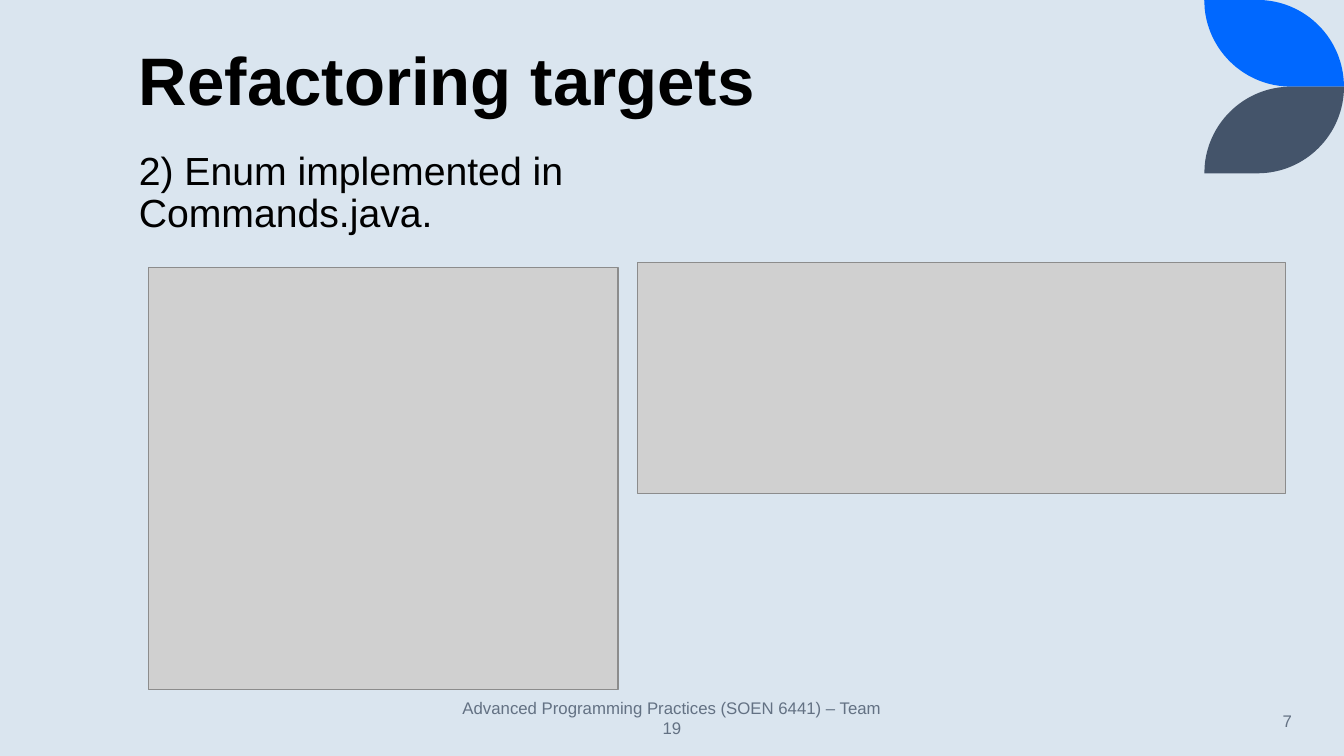
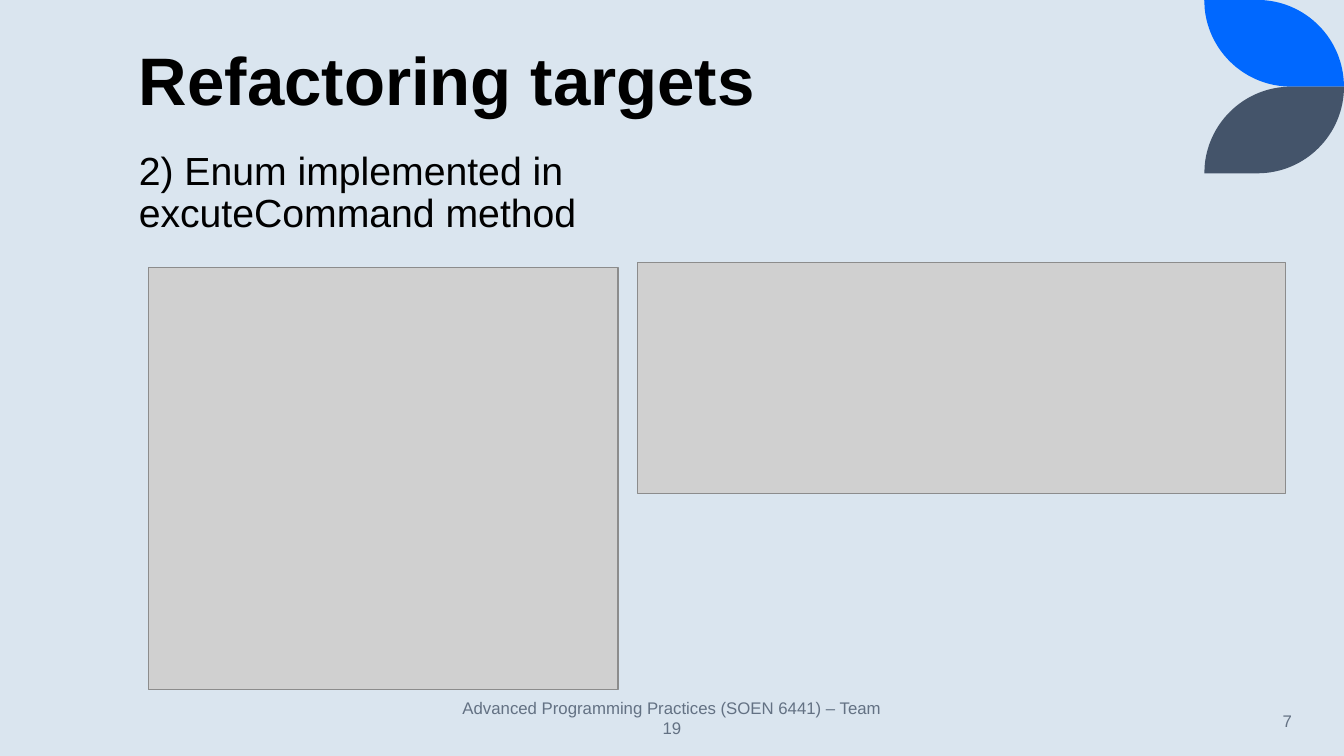
Before and after one commit to Concordia-Winter-2024/SOEN-6441-Warzone-Team19, a slide deck: slide 7 of Build2/Project Build 2 – Team 19.pptx. Drawn at 1344x756 pixels with LibreOffice and Linux fonts; fonts in the diff are those of the drawing; grey boxes stand for pictures. Boxes give left, top, right and bottom in pixels: in the first picture for what was removed or moved away, otherwise in the second. Text is boxed around its words. In the diff, an @@ line names an element or a change of style, - is before the commit and + after.

Commit message:
ppt changes

```diff
--- a/Build2/Project Build 2 – Team 19.pptx
+++ b/Build2/Project Build 2 – Team 19.pptx
@@ text at (139, 156, 577, 228): text changed @@
-2) Enum implemented in Commands.java.
+2) Enum implemented in excuteCommand method
```
Also in this commit, not shown: 1 other file.
